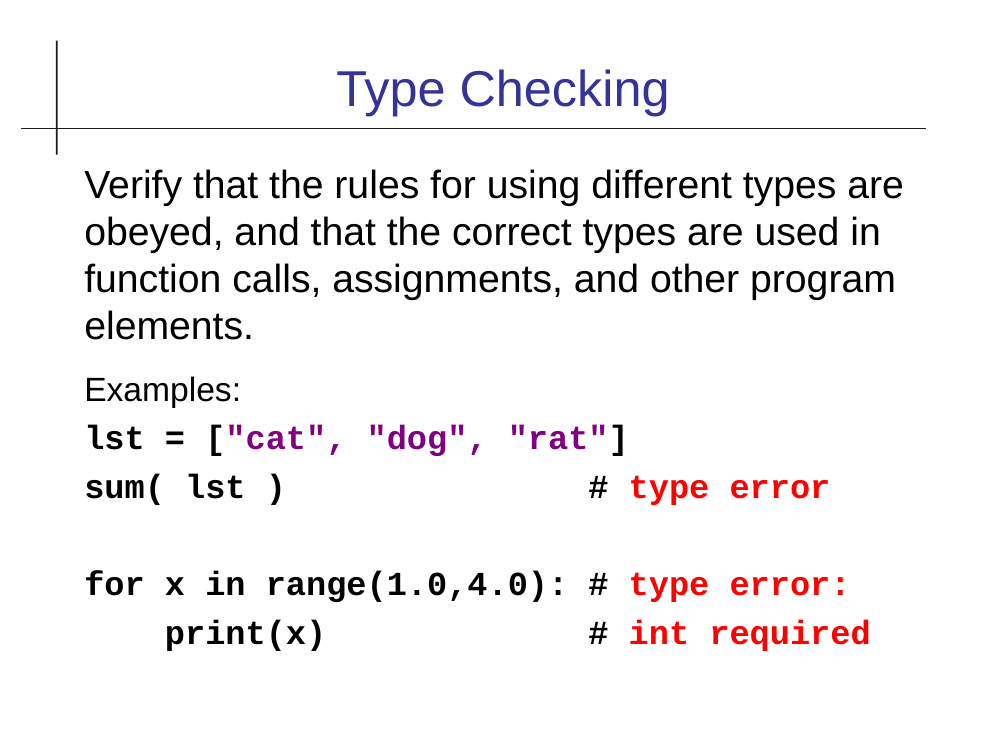
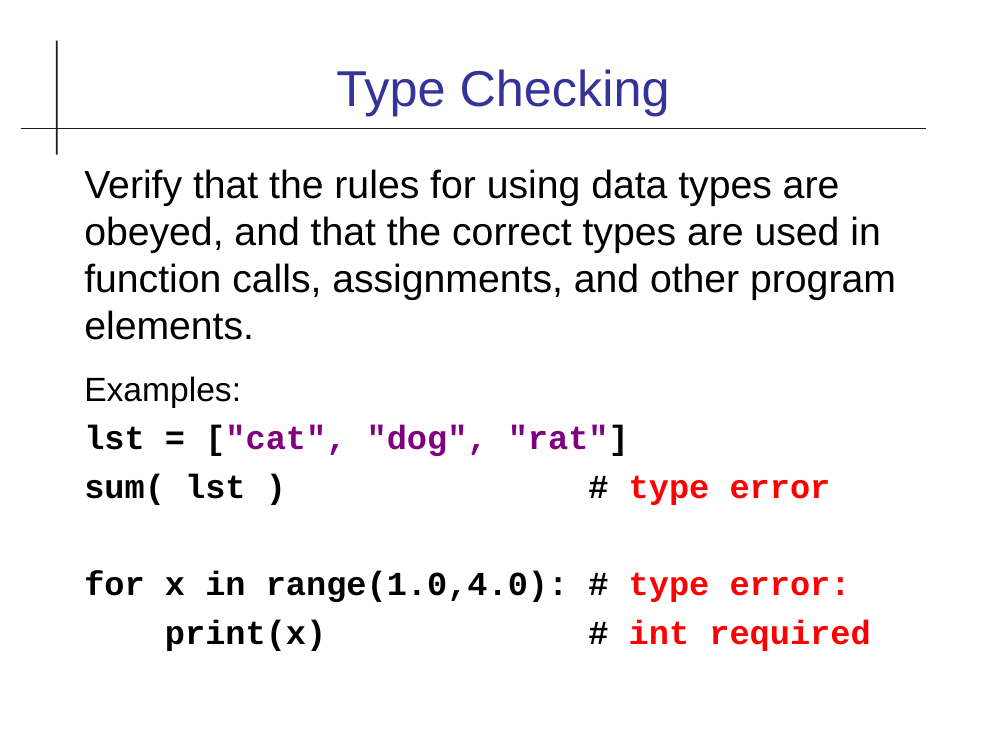
Before and after one commit to cpske/ISP, a slide deck: slide 2 of code-quality/Type-Checking.odp. Drawn at 1008x756 pixels with LibreOffice and Linux fonts; fonts in the diff are those of the drawing. Boxes give left, top, right and bottom in pixels: in the first picture for what was removed or moved away, otherwise in the second. Text is boxed around its words. In the diff, an @@ line names an element or a change of style, - is before the commit and + after.

Commit message:
revise type hints and type checking stuff

```diff
--- a/code-quality/Type-Checking.odp
+++ b/code-quality/Type-Checking.odp
@@ text at (84, 169, 896, 340): text changed @@
-Verify that the rules for using different types are obeyed, and that the correct types are used in function calls, assignments, and other program elements.
+Verify that the rules for using data types are obeyed, and that the correct types are used in function calls, assignments, and other program elements.
```
Also in this commit, not shown: 17 other slides changed, 6 slides added, 11 other files.
